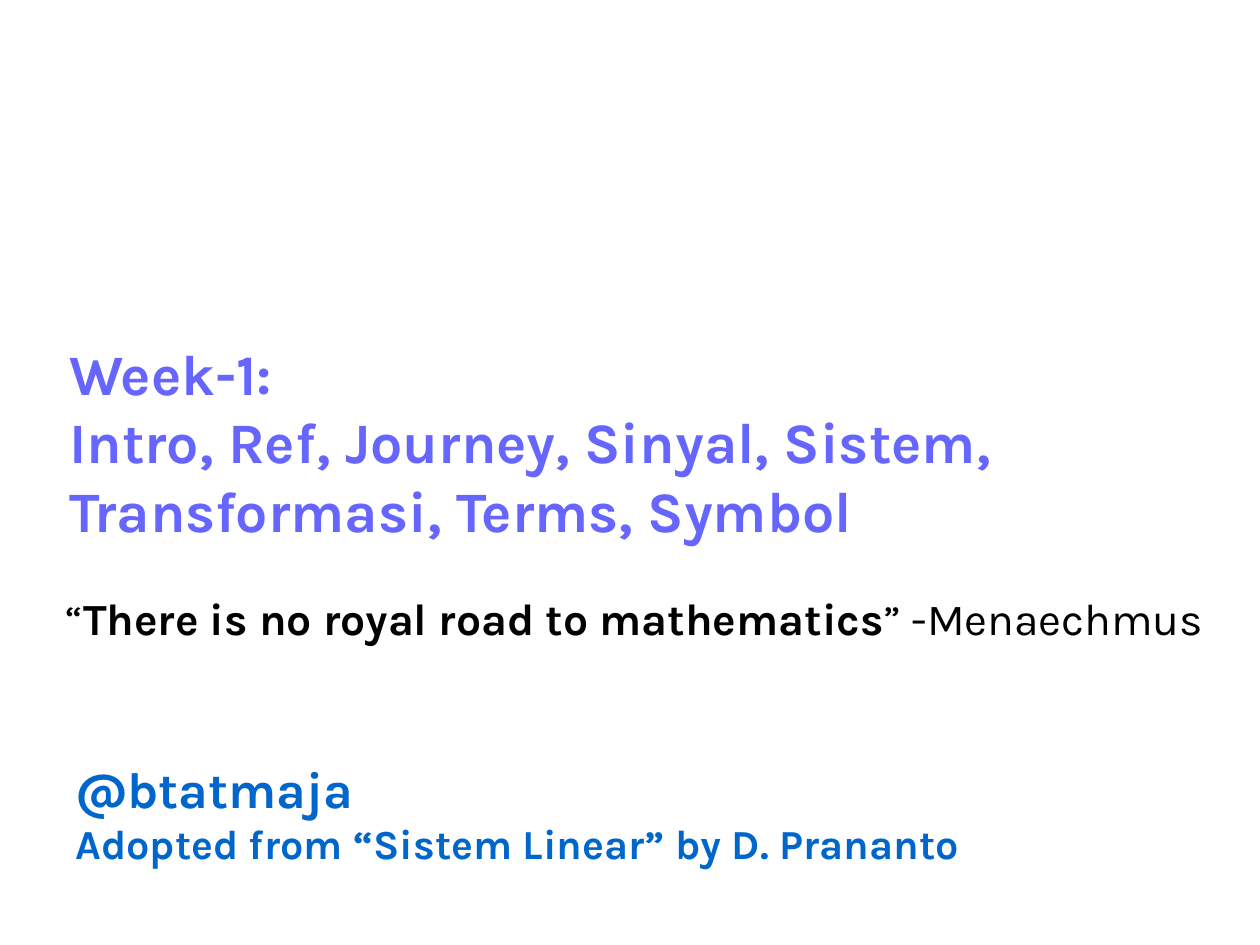
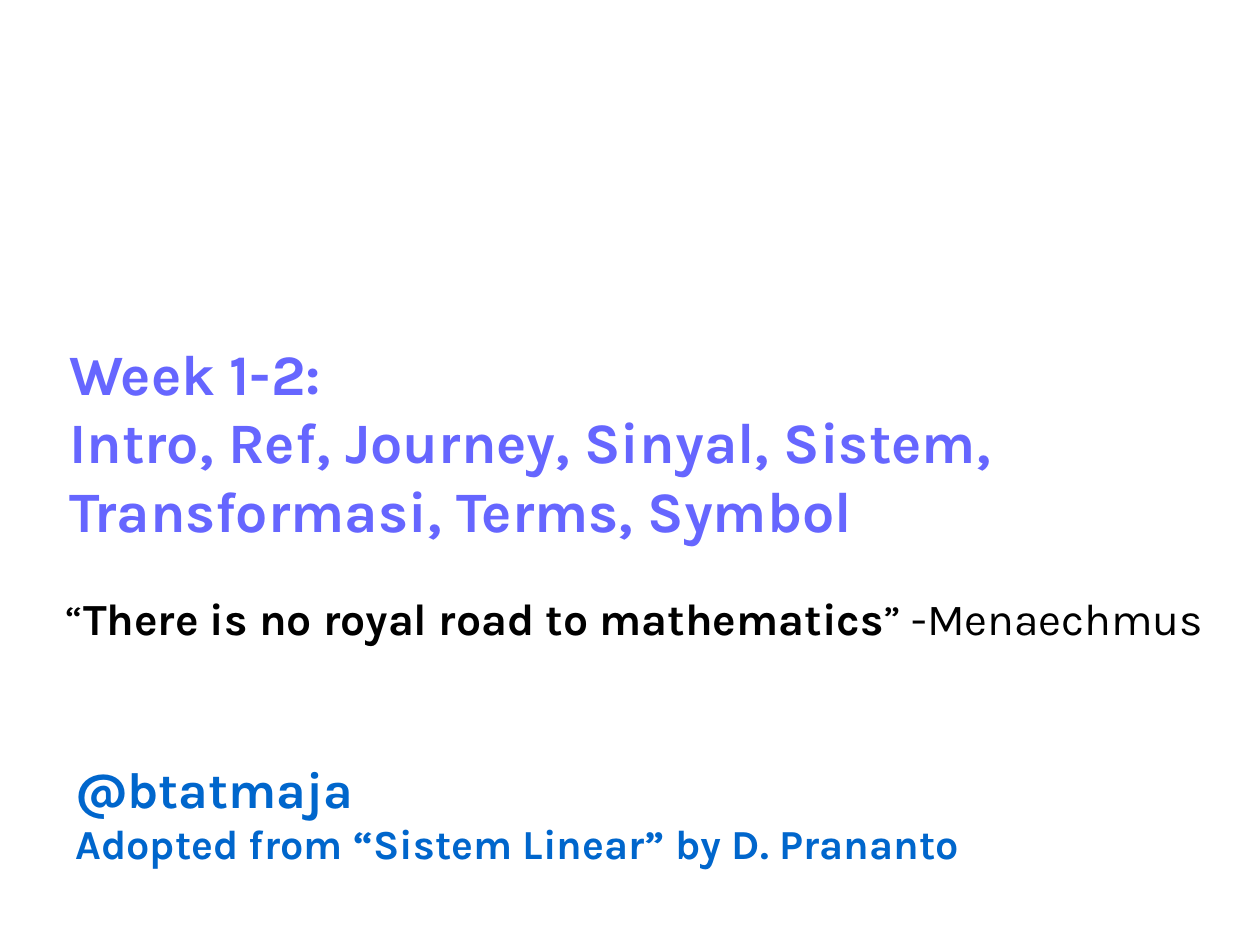
Before and after one commit to bagustris/sinyalsistem, a slide deck: slide 1 of slides/Week1_SinyalSistem.odp. Drawn at 1260x945 pixels with LibreOffice and Linux fonts; fonts in the diff are those of the drawing; background and template pictures are left out. Boxes give left, top, right and bottom in pixels: in the first picture for what was removed or moved away, otherwise in the second. Text is boxed around its words. In the diff, an @@ line names an element or a change of style, - is before the commit and + after.

Commit message:
modified:   Week1_SinyalSistem.odp 	modified:   Week2_SinyalSistem.odp 	modified:   Week3_SinyalSistem.odp 	modified:   Week4_SinyalSistem.odp 	modified:   Week5_SinyalSistem.odp

```diff
--- a/slides/Week1_SinyalSistem.odp
+++ b/slides/Week1_SinyalSistem.odp
@@ text at [69,356,322,396]: text changed @@
-Week-1:
+Week 1-2:
```
Also in this commit, not shown: 5 other files.
